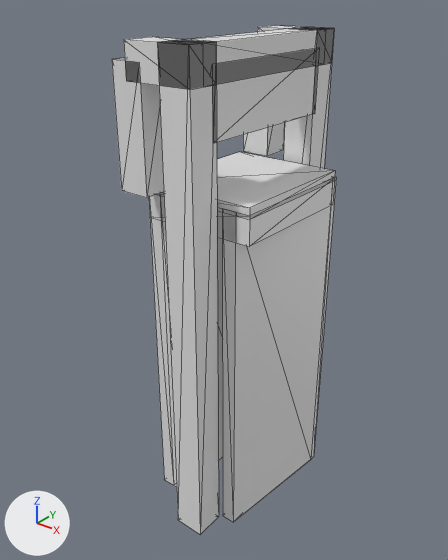
The glTF model models/chaam/chaam-brug-e3a87058/chaam-brug-e3a87058.glb: old version first, new version second.
The view is the same before and after, from a camera (50 mm lens) standing at (9.91, -13.27, 5.28) and looking at (-0.49, -0.27, -2.78). The axes (+X, +Y, +Z) are drawn at lower left. The lights are the same throughout. The first picture is the older version. Mesh edges are drawn as thin lines.

In view in the first picture: 'building:balans', 'building:balans 2', 'building:contragewicht', 'building:hamei', 'building:hamei 2', 'building:hangstang', 'building:hangstang 2', 'building:portaal', 'road:dek', 'road:landhoofd (aangenomen)', 'road:landhoofd (aangenomen) 2', 'road:voetpad'.
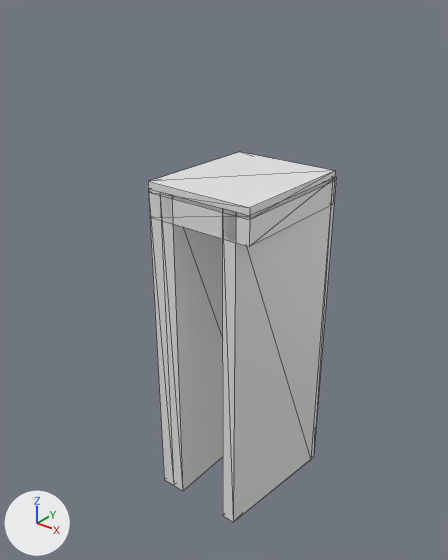
Where the change shows, as pixel boxes [x1, y1, x2, y2] in the pictures (448 x 560 px):
'building:hamei 2', deleted: before [158, 39, 219, 534]
'building:contragewicht', deleted: before [212, 48, 319, 144]
'building:hangstang 2', deleted: before [112, 58, 164, 198]
'building:balans 2', deleted: before [124, 37, 216, 90]
'building:portaal', deleted: before [177, 28, 326, 87]
'building:hamei', deleted: before [283, 27, 334, 168]
'building:hangstang', deleted: before [243, 123, 284, 156]
'building:balans', deleted: before [257, 25, 334, 66]
'road:landhoofd (aangenomen)', unchanged, uncovered by the edit: before [149, 192, 222, 487]; after [149, 189, 222, 491]

Patch to the scene script:
```diff
--- a/models/chaam/chaam-brug-e3a87058/chaam-brug-e3a87058.glb.py
+++ b/models/chaam/chaam-brug-e3a87058/chaam-brug-e3a87058.glb.py
@@ ob_building_hamei @@
-ob_building_hamei = bpy.data.objects.new('building:hamei', me_hamei)
-ob_building_hamei.location = (0.0, 0.0, 0.0)
@@ ob_building_hamei_2 @@
-ob_building_hamei_2 = bpy.data.objects.new('building:hamei 2', me_hamei_2)
-ob_building_hamei_2.location = (0.0, 0.0, 0.0)
@@ ob_building_portaal @@
-ob_building_portaal = bpy.data.objects.new('building:portaal', me_portaal)
-ob_building_portaal.location = (0.0, 0.0, 0.0)
@@ ob_building_balans @@
-ob_building_balans = bpy.data.objects.new('building:balans', me_balans)
-ob_building_balans.location = (0.0, 0.0, 0.0)
@@ ob_building_hangstang @@
-ob_building_hangstang = bpy.data.objects.new('building:hangstang', me_hangstang)
-ob_building_hangstang.location = (0.0, 0.0, 0.0)
@@ ob_building_balans_2 @@
-ob_building_balans_2 = bpy.data.objects.new('building:balans 2', me_balans_2)
-ob_building_balans_2.location = (0.0, 0.0, 0.0)
@@ ob_building_hangstang_2 @@
-ob_building_hangstang_2 = bpy.data.objects.new('building:hangstang 2', me_hangstang_2)
-ob_building_hangstang_2.location = (0.0, 0.0, 0.0)
@@ ob_building_contragewicht @@
-ob_building_contragewicht = bpy.data.objects.new('building:contragewicht', me_contragewicht)
-ob_building_contragewicht.location = (0.0, 0.0, 0.0)
```
